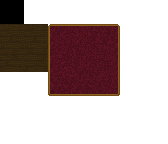
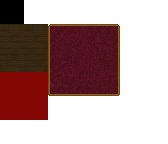
Two versions of the same layered image (168×144). Layer-by-layer changes:
added group "Group 2" with 1 layers above "Group 1" over bbox(0, 72, 48, 120)
added layer "Layer 4" in group "Group 2" over bbox(0, 72, 48, 120)
added group "Group 1" with 11 layers over bbox(0, 72, 48, 96)
